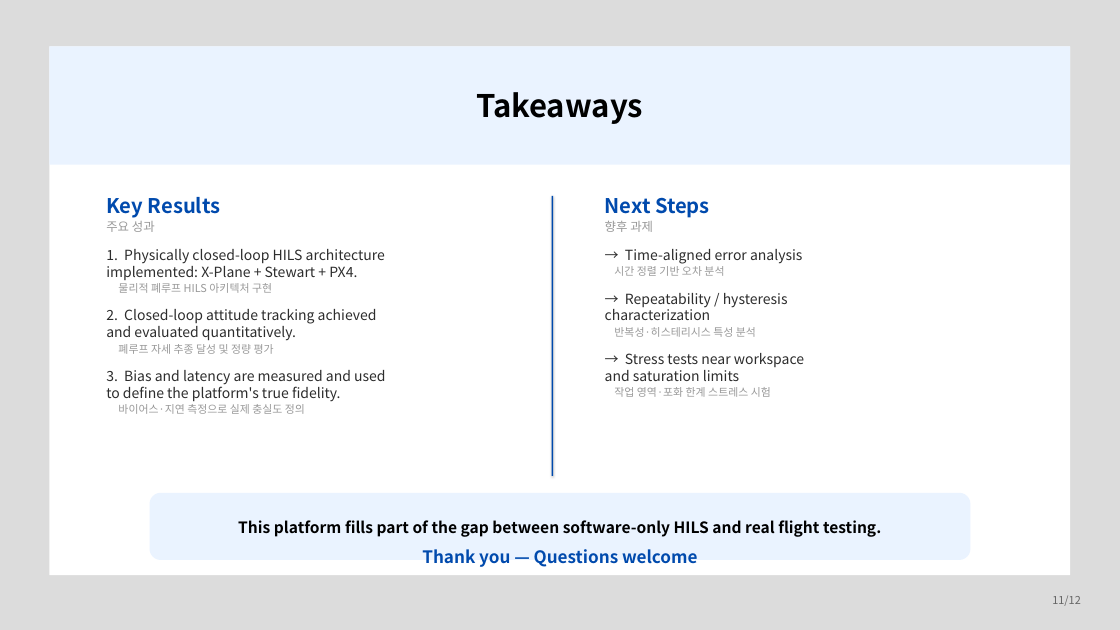
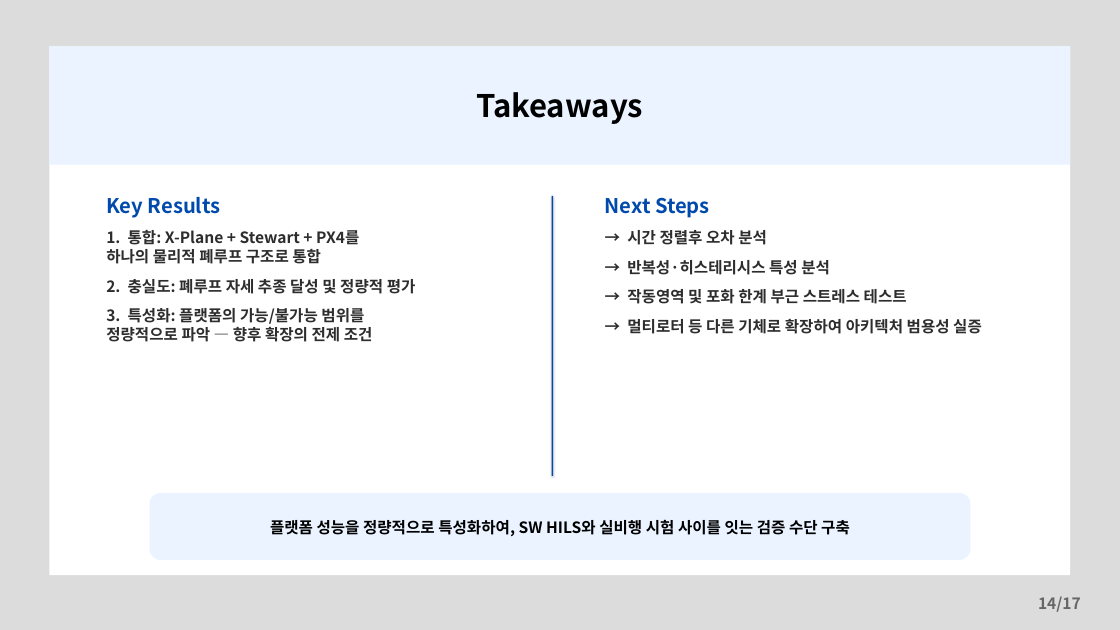
Before and after one commit to banana99ou/Stewart-Platform, a slide deck: slide 14 of presentation/KSAS_Spring2026_Presentation.pptx (slide 11 before the commit). Drawn at 1120x630 pixels with LibreOffice and Linux fonts; fonts in the diff are those of the drawing. Boxes give left, top, right and bottom in pixels: in the first picture for what was removed or moved away, otherwise in the second. Text is boxed around its words. In the diff, an @@ line names an element or a change of style, - is before the commit and + after.

```diff
--- a/presentation/KSAS_Spring2026_Presentation.pptx
+++ b/presentation/KSAS_Spring2026_Presentation.pptx
@@ text at [106, 230, 416, 342]: text changed; size 18 to 20 pt; bold on @@
-주요 성과
-1. Physically closed-loop HILS architecture
-implemented: X-Plane + Stewart + PX4.
-물리적 폐루프 HILS 아키텍처 구현
-2. Closed-loop attitude tracking achieved
-and evaluated quantitatively.
-폐루프 자세 추종 달성 및 정량 평가
-3. Bias and latency are measured and used
-to define the platform's true fidelity.
-바이어스·지연 측정으로 실제 충실도 정의
+1. 통합: X-Plane + Stewart + PX4를
+하나의 물리적 폐루프 구조로 통합
+2. 충실도: 폐루프 자세 추종 달성 및 정량적 평가
+3. 특성화: 플랫폼의 가능/불가능 범위를
+정량적으로 파악 — 향후 확장의 전제 조건
@@ text at [627, 230, 982, 334]: text changed; size 18 to 20 pt; bold on @@
-향후 과제
-→ Time-aligned error analysis
-시간 정렬 기반 오차 분석
-→ Repeatability / hysteresis
-characterization
-반복성·히스테리시스 특성 분석
-→ Stress tests near workspace
-and saturation limits
-작업 영역·포화 한계 스트레스 시험
+→ 시간 정렬후 오차 분석
+→ 반복성·히스테리시스 특성 분석
+→ 작동영역 및 포화 한계 부근 스트레스 테스트
+→ 멀티로터 등 다른 기체로 확장하여 아키텍처 범용성 실증
@@ text at [270, 520, 850, 536]: text changed @@
-This platform fills part of the gap between software-only HILS and real flight testing.
-Thank you — Questions welcome
+플랫폼 성능을 정량적으로 특성화하여, SW HILS와 실비행 시험 사이를 잇는 검증 수단 구축
@@ text at [1038, 596, 1081, 612]: text changed; size 14 to 20 pt; bold on @@
-11/12
+14/17
```
Also in this commit, not shown: 9 other slides changed, 7 slides added, 2 slides removed, 1 other file.
